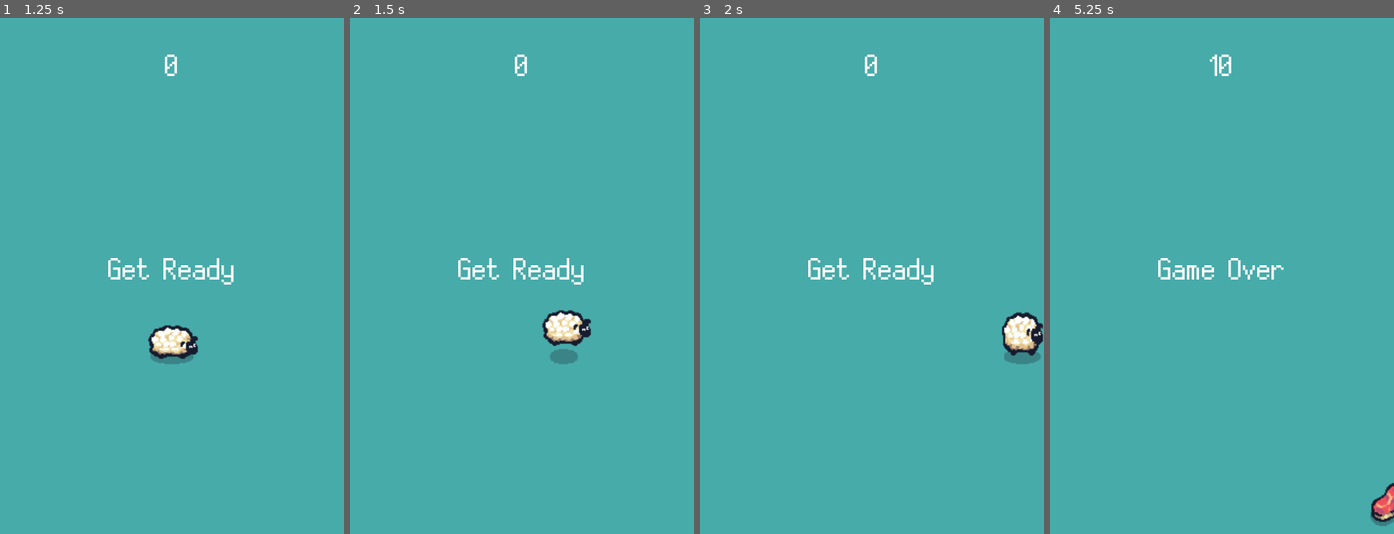
Above: before the commit, frames 1-4 (left to right).
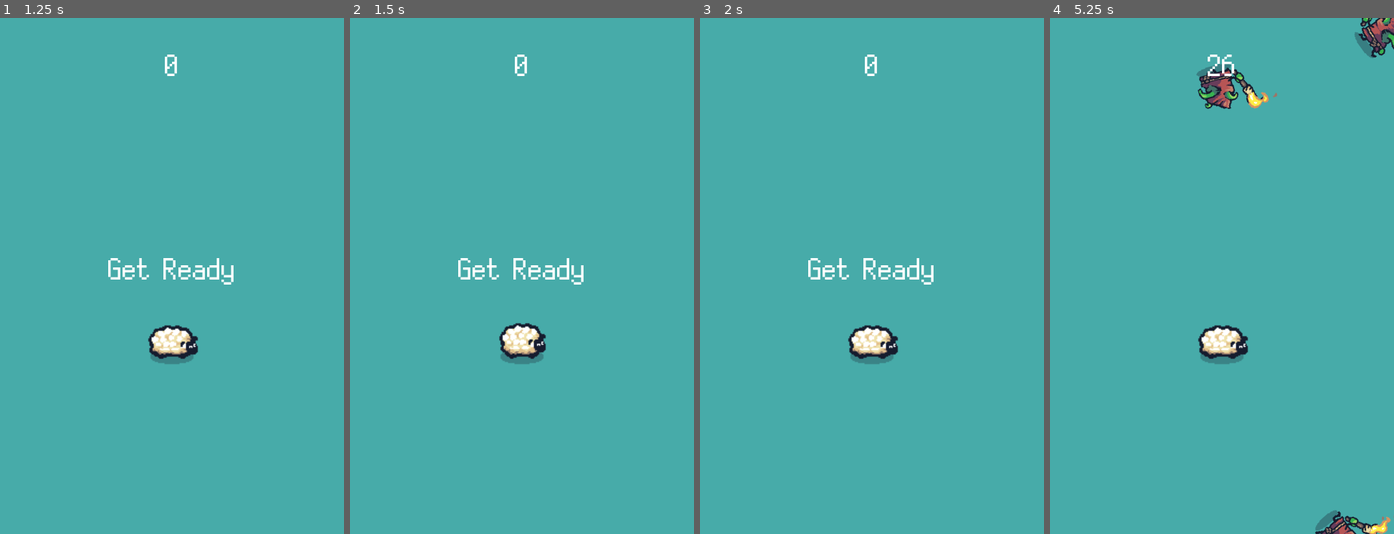
Above: after the commit, the same moments.

Repository: phibkro/shear-chaos
Game: Godot game, scene res://src/main.tscn
Two runs of this game, one before a commit and one after it. Both use one fixed random seed, a clock stepped at 60 frames per second and the inputs below.
Inputs:
- Up to frame 1 (1.25 s): click "Start" at 0.5 s
- Up to frame 2 (1.5 s): hold Right (move_right) from 1.28 s (still down)
- Up to frame 3 (2 s): keep holding Right (move_right)
- Up to frame 4 (5.25 s): release Right (move_right) at 2.03 s; hold Down (move_down) 2.03-2.78 s; hold Right (move_right) 2.78-3.53 s; hold Up (move_up) 3.53-4.28 s; hold Left (move_left) from 4.28 s (still down)

Frame 1 is identical in both runs. In frame 2, 1.8% of the frame differs, in the area x 43-70%, y 56-68%; in frame 3, 1.9%; in frame 4, 4.1%, in the area x 31-100%, y 0-100%.
Error after the commit: Cannot call method 'play' on a null value. (res://src/characters/player.gd:39)

Commit message:
refactor: rename assets files to snake_case
Renaming based on recommended conventions by Godot docs

Diff:
--- a/assets/Terrain/Grass_Flat.tres
+++ b/assets/Terrain/Grass_Flat.tres
@@ -1,10 +1,10 @@
 [gd_resource type="TileSet" load_steps=3 format=3 uid="uid://qf2hqmh4hx0b"]
 
-[ext_resource type="Texture2D" uid="uid://7ptqyoh2aap3" path="res://assets/Terrain/Grass_Flat.png" id="1_724mc"]
+[ext_resource type="Texture2D" uid="uid://7ptqyoh2aap3" path="res://assets/terrain/grass_flat.png" id="1_6jdhs"]
 
 [sub_resource type="TileSetAtlasSource" id="TileSetAtlasSource_dehxg"]
 resource_name = "ground"
-texture = ExtResource("1_724mc")
+texture = ExtResource("1_6jdhs")
 texture_region_size = Vector2i(64, 64)
 0:0/0 = 0
 0:0/0/terrain_set = 0
@@ -125,6 +125,6 @@
 tile_size = Vector2i(64, 64)
 uv_clipping = true
 terrain_set_0/mode = 0
-terrain_set_0/terrain_0/name = "Grass_Flat"
+terrain_set_0/terrain_0/name = "ground"
 terrain_set_0/terrain_0/color = Color(0.5, 0.34375, 0.25, 1)
 sources/1 = SubResource("TileSetAtlasSource_dehxg")
--- a/assets/Troops/Goblins/Torch_Red.tres
+++ b/assets/Troops/Goblins/Torch_Red.tres
@@ -1,6 +1,6 @@
 [gd_resource type="SpriteFrames" load_steps=33 format=3 uid="uid://da8kntokso7av"]
 
-[ext_resource type="Texture2D" uid="uid://rkf8u2a652nr" path="res://assets/Troops/Goblins/Torch_Red.png" id="1_tw31u"]
+[ext_resource type="Texture2D" uid="uid://rkf8u2a652nr" path="res://assets/troops/goblins/torch_red.png" id="1_tw31u"]
 
 [sub_resource type="AtlasTexture" id="AtlasTexture_o3qkp"]
 atlas = ExtResource("1_tw31u")
--- a/assets/Troops/Knights/Warrior_Blue.tres
+++ b/assets/Troops/Knights/Warrior_Blue.tres
@@ -1,7 +1,7 @@
 [gd_resource type="SpriteFrames" load_steps=29 format=3 uid="uid://ddnkn8hm4epop"]
 
-[ext_resource type="Texture2D" uid="uid://dqjlno771oqvu" path="res://assets/Items/Skull.png" id="1_lguhc"]
-[ext_resource type="Texture2D" uid="uid://doepfv3j42n1u" path="res://assets/Troops/Knights/Warrior_Blue.png" id="2_5dugl"]
+[ext_resource type="Texture2D" uid="uid://dqjlno771oqvu" path="res://assets/items/skull.png" id="1_lguhc"]
+[ext_resource type="Texture2D" uid="uid://doepfv3j42n1u" path="res://assets/troops/knights/warrior_blue.png" id="2_5dugl"]
 
 [sub_resource type="AtlasTexture" id="AtlasTexture_yjpx0"]
 atlas = ExtResource("1_lguhc")
--- a/assets/Troops/Sheep/HappySheep.tres
+++ b/assets/Troops/Sheep/sheep.tres
@@ -1,8 +1,8 @@
 [gd_resource type="SpriteFrames" load_steps=25 format=3 uid="uid://cxn20r5ped3i5"]
 
-[ext_resource type="Texture2D" uid="uid://dvok134c5dydc" path="res://assets/Items/Meat_Spawn.png" id="1_0euc2"]
-[ext_resource type="Texture2D" uid="uid://b6wodvoshiyxk" path="res://assets/Troops/Sheep/HappySheep_Idle.png" id="1_wyuip"]
-[ext_resource type="Texture2D" uid="uid://dlri6rxgh0j45" path="res://assets/Troops/Sheep/HappySheep_Bouncing.png" id="2_g4xpk"]
+[ext_resource type="Texture2D" uid="uid://dvok134c5dydc" path="res://assets/items/meat_spawn.png" id="1_0euc2"]
+[ext_resource type="Texture2D" uid="uid://b6wodvoshiyxk" path="res://assets/troops/sheep/sheep_idle.png" id="2_sisip"]
+[ext_resource type="Texture2D" uid="uid://dlri6rxgh0j45" path="res://assets/troops/sheep/sheep_bouncing.png" id="3_2hhyd"]
 
 [sub_resource type="AtlasTexture" id="AtlasTexture_hhil5"]
 atlas = ExtResource("1_0euc2")
@@ -33,59 +33,59 @@
 region = Rect2(768, 0, 128, 128)
 
 [sub_resource type="AtlasTexture" id="AtlasTexture_t7xi7"]
-atlas = ExtResource("1_wyuip")
+atlas = ExtResource("2_sisip")
 region = Rect2(0, 0, 128, 128)
 
 [sub_resource type="AtlasTexture" id="AtlasTexture_xwn2w"]
-atlas = ExtResource("1_wyuip")
+atlas = ExtResource("2_sisip")
 region = Rect2(128, 0, 128, 128)
 
 [sub_resource type="AtlasTexture" id="AtlasTexture_gapcy"]
-atlas = ExtResource("1_wyuip")
+atlas = ExtResource("2_sisip")
 region = Rect2(256, 0, 128, 128)
 
 [sub_resource type="AtlasTexture" id="AtlasTexture_x5bvp"]
-atlas = ExtResource("1_wyuip")
+atlas = ExtResource("2_sisip")
 region = Rect2(384, 0, 128, 128)
 
 [sub_resource type="AtlasTexture" id="AtlasTexture_438ac"]
-atlas = ExtResource("1_wyuip")
+atlas = ExtResource("2_sisip")
 region = Rect2(512, 0, 128, 128)
 
 [sub_resource type="AtlasTexture" id="AtlasTexture_i8o4k"]
-atlas = ExtResource("1_wyuip")
+atlas = ExtResource("2_sisip")
 region = Rect2(640, 0, 128, 128)
 
 [sub_resource type="AtlasTexture" id="AtlasTexture_5yw0t"]
-atlas = ExtResource("1_wyuip")
+atlas = ExtResource("2_sisip")
 region = Rect2(768, 0, 128, 128)
 
 [sub_resource type="AtlasTexture" id="AtlasTexture_hx6q8"]
-atlas = ExtResource("1_wyuip")
+atlas = ExtResource("2_sisip")
 region = Rect2(896, 0, 128, 128)
 
 [sub_resource type="AtlasTexture" id="AtlasTexture_bko2v"]
-atlas = ExtResource("2_g4xpk")
+atlas = ExtResource("3_2hhyd")
 region = Rect2(0, 0, 128, 128)
 
 [sub_resource type="AtlasTexture" id="AtlasTexture_7i1nd"]
-atlas = ExtResource("2_g4xpk")
+atlas = ExtResource("3_2hhyd")
 region = Rect2(128, 0, 128, 128)
 
 [sub_resource type="AtlasTexture" id="AtlasTexture_ux3vn"]
-atlas = ExtResource("2_g4xpk")
+atlas = ExtResource("3_2hhyd")
 region = Rect2(256, 0, 128, 128)
 
 [sub_resource type="AtlasTexture" id="AtlasTexture_1tal6"]
-atlas = ExtResource("2_g4xpk")
+atlas = ExtResource("3_2hhyd")
 region = Rect2(384, 0, 128, 128)
 
 [sub_resource type="AtlasTexture" id="AtlasTexture_pr516"]
-atlas = ExtResource("2_g4xpk")
+atlas = ExtResource("3_2hhyd")
 region = Rect2(512, 0, 128, 128)
 
 [sub_resource type="AtlasTexture" id="AtlasTexture_xb272"]
-atlas = ExtResource("2_g4xpk")
+atlas = ExtResource("3_2hhyd")
 region = Rect2(640, 0, 128, 128)
 
 [resource]
--- a/src/characters/mob.tscn
+++ b/src/characters/mob.tscn
@@ -1,7 +1,7 @@
 [gd_scene load_steps=4 format=3 uid="uid://b4jf4ii8i2prd"]
 
 [ext_resource type="Script" path="res://src/characters/mob.gd" id="1_h8vjk"]
-[ext_resource type="SpriteFrames" uid="uid://da8kntokso7av" path="res://assets/Troops/Goblins/Torch_Red.tres" id="2_d2p4c"]
+[ext_resource type="SpriteFrames" uid="uid://da8kntokso7av" path="res://assets/troops/goblins/torch_red.tres" id="2_4hr42"]
 
 [sub_resource type="RectangleShape2D" id="RectangleShape2D_xf0ve"]
 
@@ -12,7 +12,7 @@
 metadata/_edit_group_ = true
 
 [node name="AnimatedSprite2D" type="AnimatedSprite2D" parent="."]
-sprite_frames = ExtResource("2_d2p4c")
+sprite_frames = ExtResource("2_4hr42")
 animation = &"idle"
 autoplay = "idle"
 
--- a/src/hud.tscn
+++ b/src/hud.tscn
@@ -1,8 +1,8 @@
 [gd_scene load_steps=6 format=3 uid="uid://n4ny5ub0c0bg"]
 
-[ext_resource type="FontFile" uid="uid://d36ycqtk4abh6" path="res://assets/Silver.ttf" id="1_2dp2q"]
+[ext_resource type="FontFile" uid="uid://d36ycqtk4abh6" path="res://assets/silver.ttf" id="1_2dp2q"]
 [ext_resource type="Script" path="res://src/hud.gd" id="1_8fgn7"]
-[ext_resource type="AudioStream" uid="uid://c86lhi4x3wuyb" path="res://assets/Confirm 1.wav" id="3_je42j"]
+[ext_resource type="AudioStream" uid="uid://c86lhi4x3wuyb" path="res://assets/confirm.wav" id="3_je42j"]
 
 [sub_resource type="InputEventAction" id="InputEventAction_l2p0l"]
 action = &"start_game"
--- a/src/main.tscn
+++ b/src/main.tscn
@@ -3,11 +3,11 @@
 [ext_resource type="PackedScene" uid="uid://dpo75j7ra04cm" path="res://src/characters/player.tscn" id="1_1ufet"]
 [ext_resource type="Script" path="res://src/main.gd" id="1_180hn"]
 [ext_resource type="PackedScene" uid="uid://b4jf4ii8i2prd" path="res://src/characters/mob.tscn" id="2_dncjg"]
-[ext_resource type="Texture2D" uid="uid://8jv2a8pb5lbc" path="res://assets/Terrain/Water.png" id="3_5bpf4"]
+[ext_resource type="Texture2D" uid="uid://8jv2a8pb5lbc" path="res://assets/terrain/water.png" id="3_5bpf4"]
 [ext_resource type="PackedScene" uid="uid://n4ny5ub0c0bg" path="res://src/hud.tscn" id="4_2dwxb"]
-[ext_resource type="TileSet" uid="uid://qf2hqmh4hx0b" path="res://assets/Terrain/Grass_Flat.tres" id="5_52nv5"]
-[ext_resource type="SpriteFrames" uid="uid://cxn20r5ped3i5" path="res://assets/Troops/Sheep/HappySheep.tres" id="6_n0bua"]
-[ext_resource type="AudioStream" uid="uid://03udbys7cv0p" path="res://assets/Explosion.wav" id="7_uckn2"]
+[ext_resource type="TileSet" uid="uid://qf2hqmh4hx0b" path="res://assets/terrain/grass_flat.tres" id="5_52nv5"]
+[ext_resource type="SpriteFrames" uid="uid://cxn20r5ped3i5" path="res://assets/troops/sheep/sheep.tres" id="6_n0bua"]
+[ext_resource type="AudioStream" uid="uid://03udbys7cv0p" path="res://assets/explosion.wav" id="7_uckn2"]
 
 [sub_resource type="Curve2D" id="Curve2D_4qfgg"]
 _data = {
@@ -38,9 +38,8 @@
 layer_1/name = "foreground"
 layer_1/tile_data = PackedInt32Array()
 
-[node name="Player" parent="." node_paths=PackedStringArray("sprite") instance=ExtResource("1_1ufet")]
+[node name="Player" parent="." instance=ExtResource("1_1ufet")]
 position = Vector2(240, 450)
-sprite = NodePath("HappySheep")
 
 [node name="HappySheep" type="AnimatedSprite2D" parent="Player"]
 scale = Vector2(1.5, 1.5)
Not shown, changed: assets/Explosion.wav.import
Not shown, changed: assets/Items/Meat_Spawn.png.import
Not shown, changed: assets/Items/Skull.png.import
Not shown, changed: assets/Silver.ttf.import
Not shown, changed: assets/Terrain/Grass_Flat.png.import
Not shown, changed: assets/Terrain/Water.png.import
Not shown, changed: assets/Troops/Goblins/Torch_Red.png.import
Not shown, changed: assets/Troops/Knights/Warrior_Blue.png.import
Binary file removed: assets/Troops/Sheep/HappySheep_All.png
Not shown, removed: assets/Troops/Sheep/HappySheep_Idle.png.import
Renamed: assets/Troops/Sheep/HappySheep_Bouncing.png -> assets/Troops/Sheep/sheep_bouncing.png
Not shown, changed: assets/Troops/Sheep/sheep_bouncing.png.import
(and 4 more such lines)
